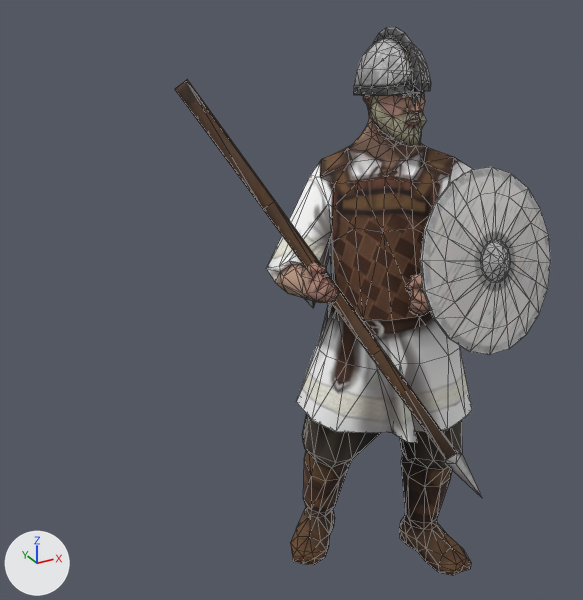
What one commit did to the glTF model public/assets/unit-models/16-hirdman.glb.
Both versions are drawn from a 50 mm lens placed at (-1.64, -2.45, 2.41), pointed at (-0.37, -0.14, 1.26). The lights are fixed; the arrows at lower left show +X, +Y and +Z. The older version comes first. Mesh edges are drawn as thin lines. Vertices at exactly the same position are counted once.
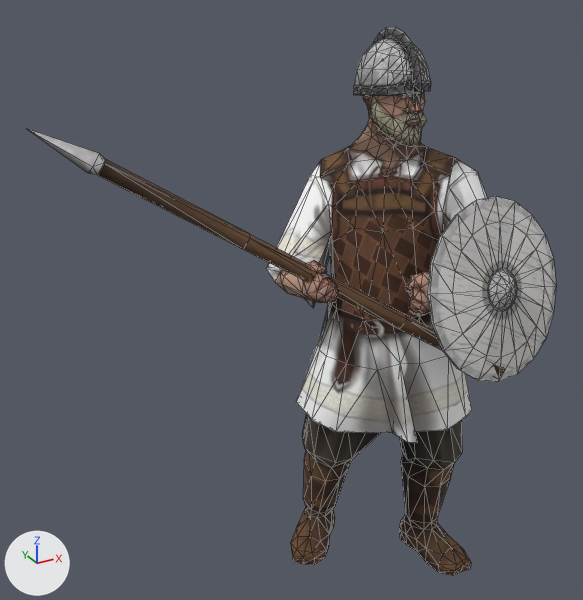
Pixel boxes (x1, y1, x2, y2) of what changed, in the pictures (583 x 600 px; the box of a moved part takes in the faces that stretch with it):
'Mesh_0', reshaped (40% wider): before (175, 27, 551, 575); after (28, 27, 556, 575)
part 1 of me_mesh_0, moved or reshaped: before (175, 79, 482, 497); after (28, 129, 505, 377)
part 2 of me_mesh_0, moved or reshaped: before (420, 167, 551, 355); after (427, 196, 556, 382)

What the commit changed:
me_mesh_0 is used by ob_mesh_0; location (0.0, 0.0, 0.0).
me_mesh_0 had 922 vertices, 1808 faces and spanned x -0.77..0.58, y -0.69..0.16, z 0.02..2.16.
me_mesh_0 now has 922 vertices, 1808 faces and spans x -1.2..0.59, y -0.6..0.16, z 0.02..2.16.
me_mesh_0 part 1: the loose piece of 21 vertices spanning x -0.77..0.11, y -0.69..-0.12, z 0.58..2.05 is multiplied about its middle by the matrix ((-0.186, -0.21, 0.96), (-0.464, -0.842, -0.274), (0.866, -0.496, 0.059)), then moved by (-0.15, 0.05, 0.15).
me_mesh_0 part 2: the loose piece of 122 vertices spanning x -0.07..0.58, y -0.56..-0.34, z 1.08..1.71 is multiplied about its middle by the matrix ((-0.32, -0.444, -0.837), (0.12, 0.857, -0.501), (0.94, -0.261, -0.221)), then moved by (0.01, -0.03, -0.1).
